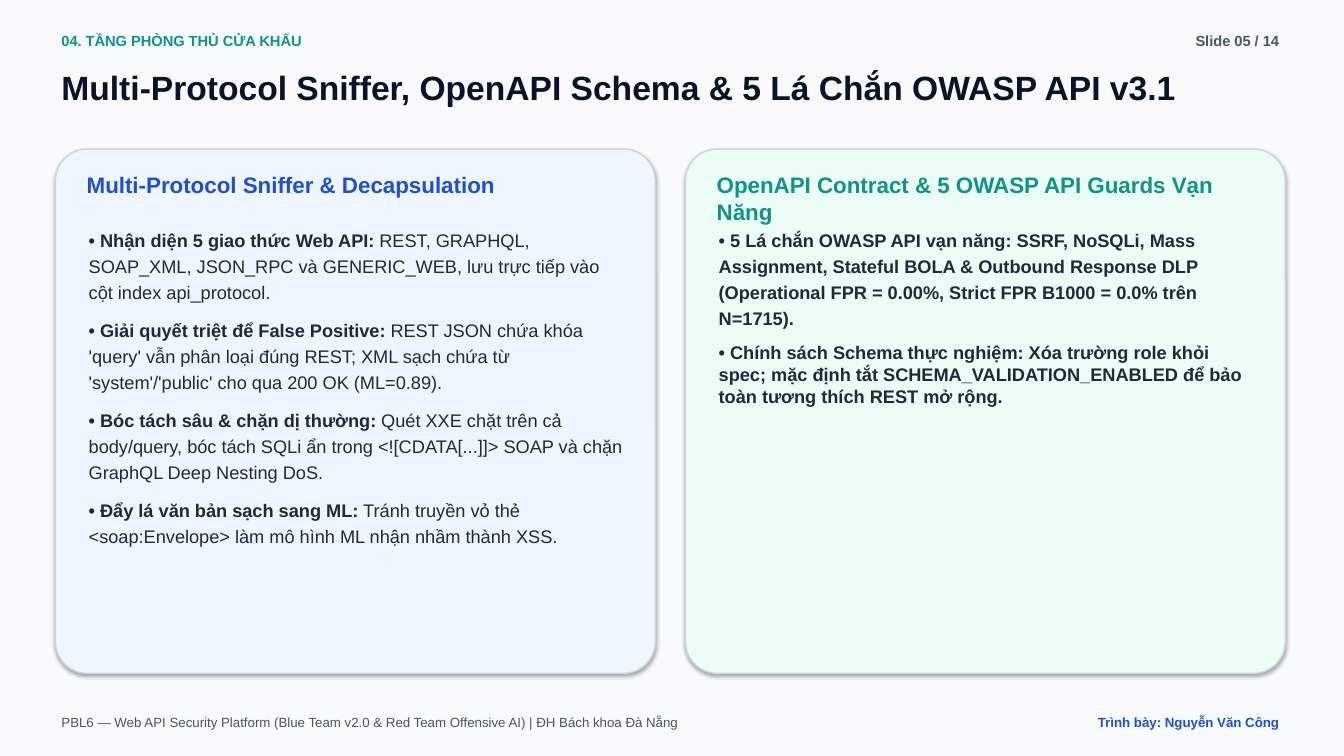
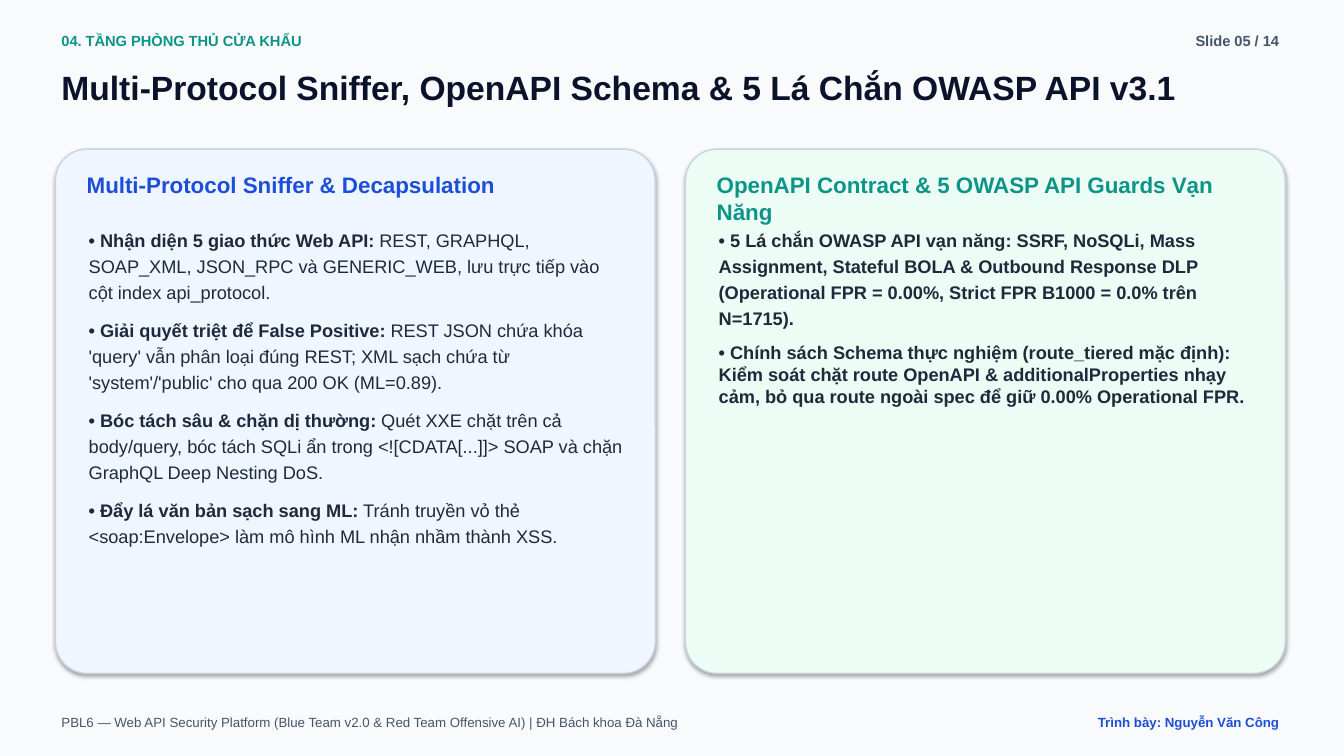
Before and after one commit to vcongggggg/pbl6, a slide deck: slide 5 of docs/reports/PBL6_Academic_Defense_Slides.pptx. Drawn at 1344x756 pixels with LibreOffice and Linux fonts; fonts in the diff are those of the drawing. Boxes give left, top, right and bottom in pixels: in the first picture for what was removed or moved away, otherwise in the second. Text is boxed around its words. In the diff, an @@ line names an element or a change of style, - is before the commit and + after.

```diff
--- a/docs/reports/PBL6_Academic_Defense_Slides.pptx
+++ b/docs/reports/PBL6_Academic_Defense_Slides.pptx
@@ text at (x1=719, y1=345, x2=1244, y2=407): text changed @@
-• Chính sách Schema thực nghiệm: Xóa trường role khỏi spec; mặc định tắt SCHEMA_VALIDATION_ENABLED để bảo toàn tương thích REST mở rộng.
+• Chính sách Schema thực nghiệm (route_tiered mặc định): Kiểm soát chặt route OpenAPI & additionalProperties nhạy cảm, bỏ qua route ngoài spec để giữ 0.00% Operational FPR.
```
Also in this commit, not shown: 2 other slides changed, 39 other files.
